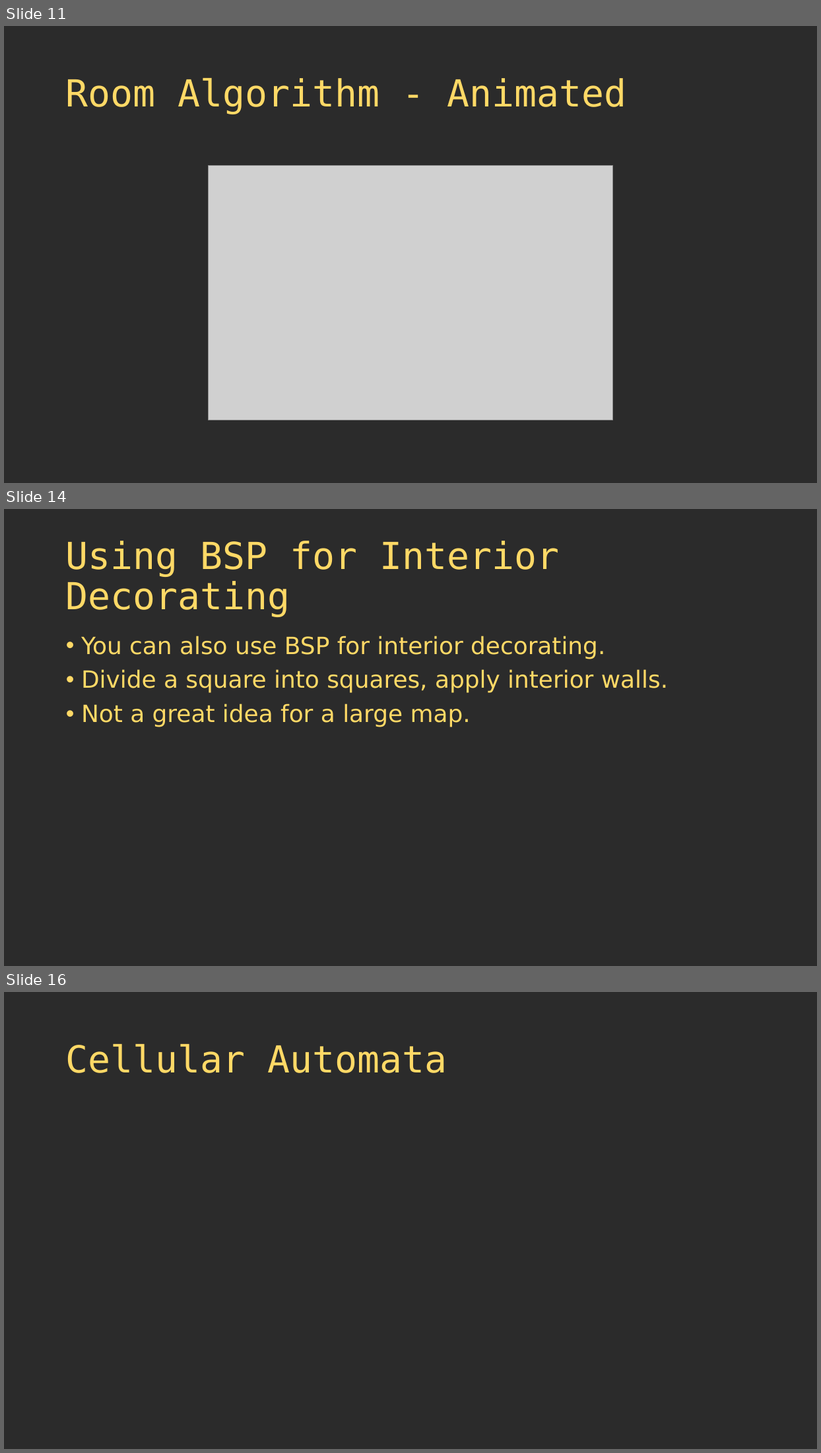
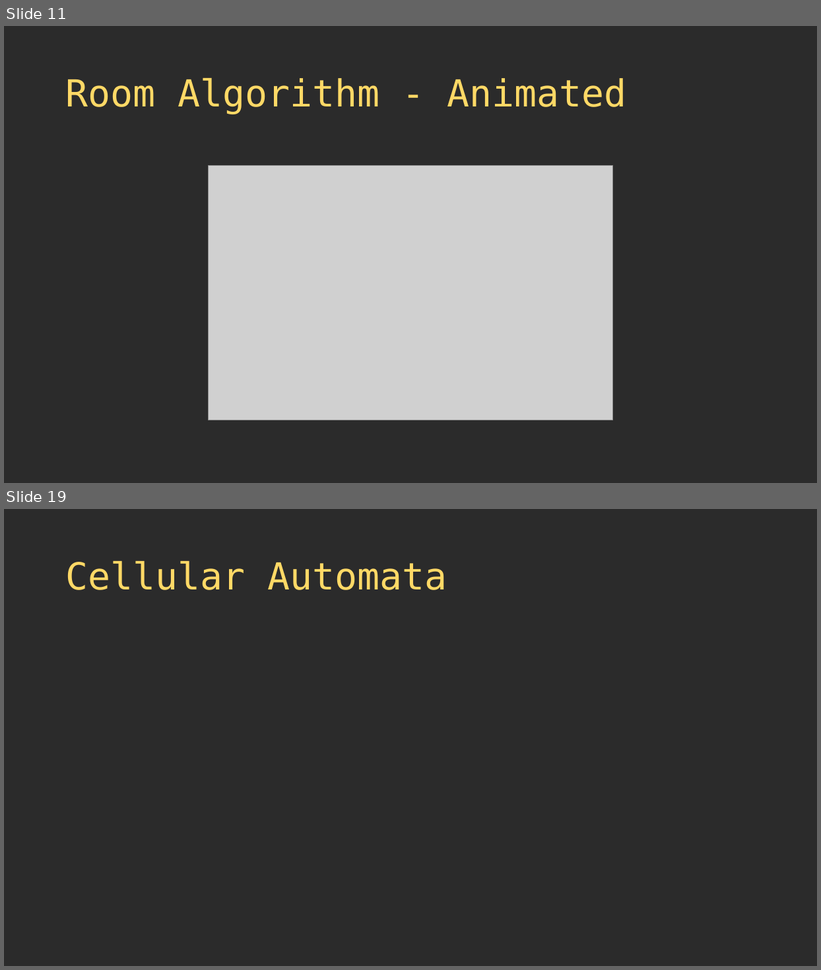
Before and after one commit to thebracket/roguelike-celebration-2020, a slide deck: Procedural Map Generation Techniques.pptx. Shown one above the other, each under a label of ours: slides 11, 14 and 16 before the commit, slides 11 and 19 after it; the slides between them are not shown. The pictures are 821x1453 and 821x970 pixels, drawn with LibreOffice and Linux fonts; fonts in the diff are those of the drawing; grey boxes stand for pictures; background and template pictures are left out; a plain dark background stands for a picture behind light text. Boxes give left, top, right and bottom in pixels: in the first picture for what was removed or moved away, otherwise in the second. Text is boxed around its words. In the diff, an @@ line names an element or a change of style, - is before the commit and + after.

```diff
--- a/Procedural Map Generation Techniques.pptx
+++ b/Procedural Map Generation Techniques.pptx
@@ slide 14 removed at box(4, 509, 817, 966), background picture (left out) @@
@@ title removed at box(66, 541, 560, 617) @@
-Using BSP for Interior Decorating
@@ text removed at box(81, 636, 668, 727) @@
-• You can also use BSP for interior decorating.
-• Divide a square into squares, apply interior walls.
-• Not a great idea for a large map.
@@ what was slide 16 is now slide 19 @@
```
Also in this commit, not shown: 1 slide changed, 6 slides added, 2 other slides removed, 4 other files.
